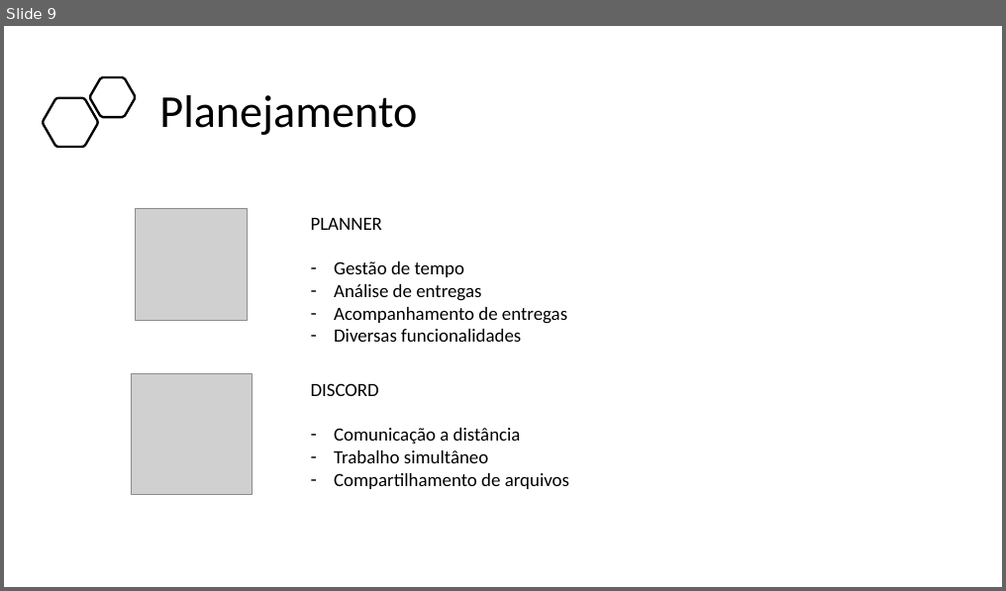
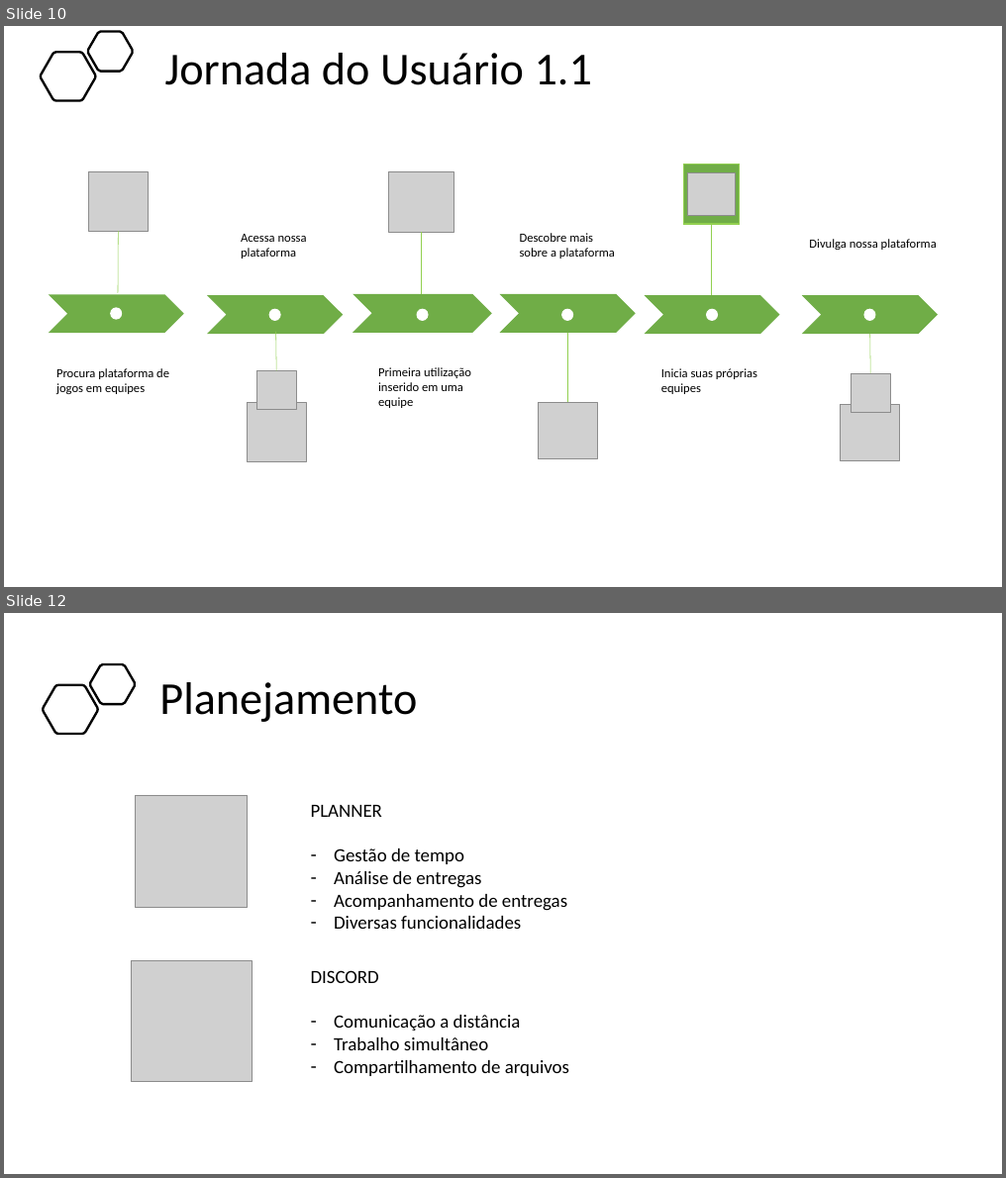
Before and after one commit to BandTec/project-hunter, a slide deck: Documentação/Apresentação - Sprint 1 - 4 sem.pptx. Shown one above the other, each under a label of ours: slide 9 before the commit, slides 10 and 12 after it; the slides between them are not shown. The pictures are 1006x591 and 1006x1178 pixels, drawn with LibreOffice and Linux fonts; fonts in the diff are those of the drawing; grey boxes stand for pictures. Boxes give left, top, right and bottom in pixels: in the first picture for what was removed or moved away, otherwise in the second. Text is boxed around its words. In the diff, an @@ line names an element or a change of style, - is before the commit and + after.

```diff
--- a/Documentação/Apresentação - Sprint 1 - 4 sem.pptx
+++ b/Documentação/Apresentação - Sprint 1 - 4 sem.pptx
@@ slide 10 added at bbox=[4, 26, 1002, 587], background #FFFFFF @@
@@ freeform shape added at bbox=[41, 52, 96, 101], outline #000000 2.25 pt @@
@@ freeform shape added at bbox=[88, 31, 133, 71], outline #000000 2.25 pt @@
@@ title added at bbox=[165, 53, 592, 85], 44 pt, text #000000 @@
+Jornada do Usuário 1.1
@@ group added at bbox=[49, 165, 938, 463]: 8 pictures, 6 chevrons, 6 ellipses, 6 texts, 6 lines, 1 rectangle @@
+Procura plataforma de jogos em equipes
+Acessa nossa plataforma
+Primeira utilização inserido em uma equipe
+Descobre mais sobre a plataforma
+Inicia suas próprias equipes
+Divulga nossa plataforma
@@ what was slide 9 is now slide 12 @@
```
Also in this commit, not shown: 2 other slides added, 4 other files.
